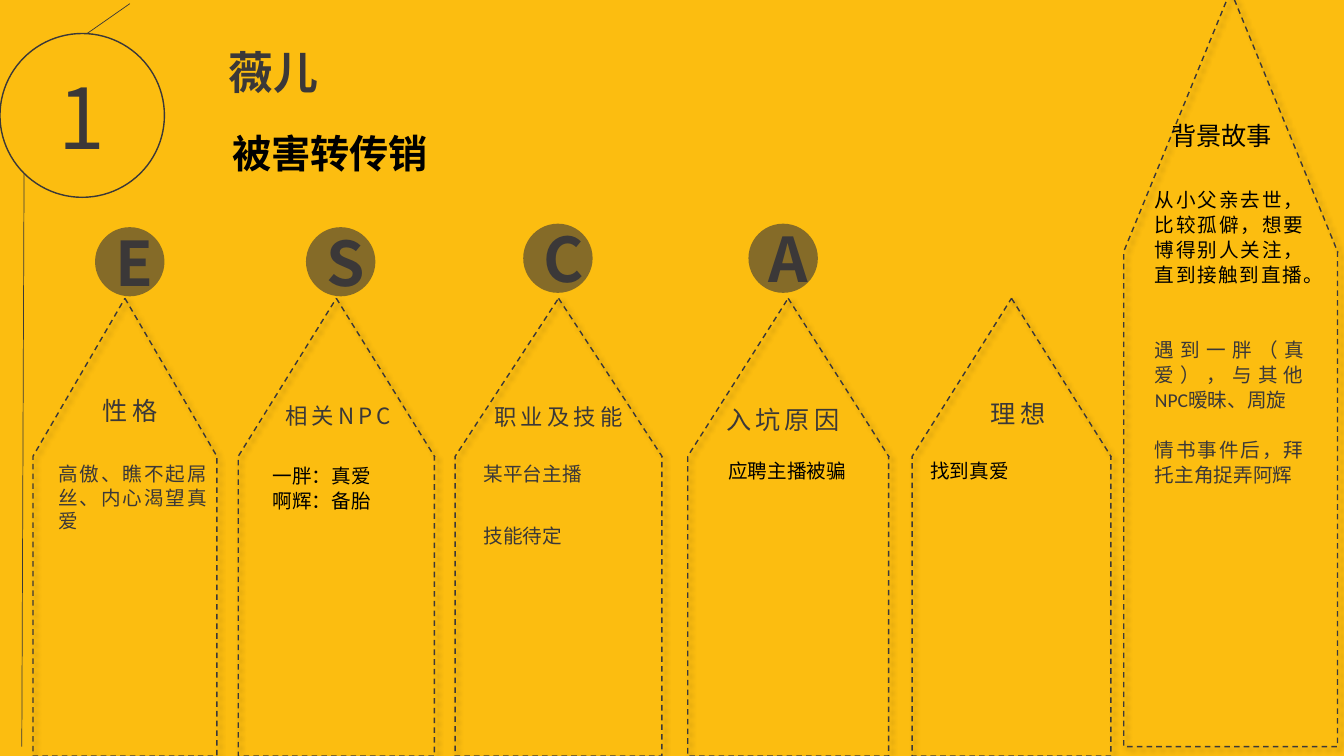
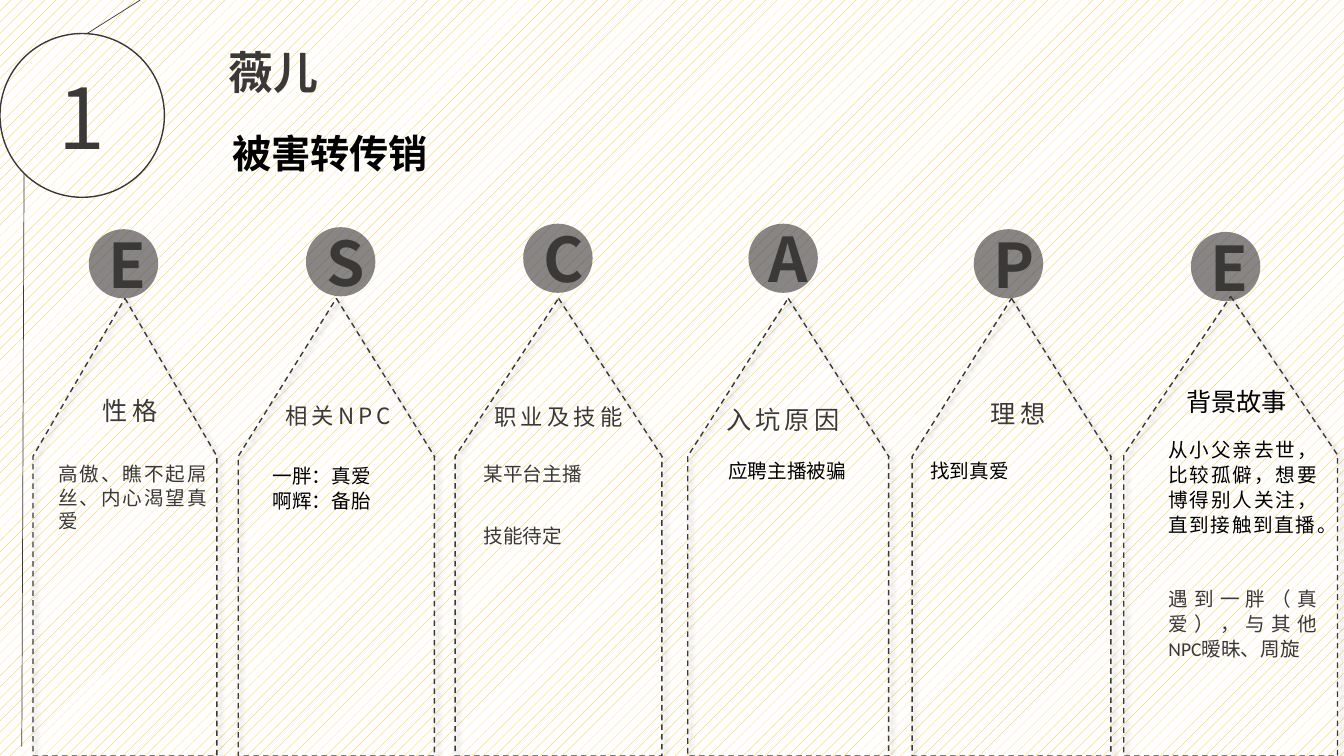
Before and after one commit to EscapeChuanxiao/ChuanXiao, a slide deck: slide 1 of escape.pptx. Drawn at 1344x756 pixels with LibreOffice and Linux fonts; fonts in the diff are those of the drawing; background and template pictures are left out. Boxes give left, top, right and bottom in pixels: in the first picture for what was removed or moved away, otherwise in the second. Text is boxed around its words. In the diff, an @@ line names an element or a change of style, - is before the commit and + after.

```diff
--- a/escape.pptx
+++ b/escape.pptx
@@ background picture (left out) to pattern #FCBD10 on #FFFFFF @@
@@ line moved from (130, 4) - (87, 33) to (140, 0) - (87, 33) @@
@@ ellipse added at <box>89,229,158,298</box>, fill #3B3838 at 61% opacity, 44 pt, text #3B3838, bold @@
+E
@@ ellipse added at <box>974,229,1044,298</box>, fill #3B3838 at 61% opacity, 44 pt, text #3B3838, bold @@
+P
@@ ellipse "E": place and size @@
-ellipse "E" at <box>95,227,164,296</box>
+ellipse "E" at <box>1191,232,1260,301</box>
@@ freeform shape: place and size @@
-freeform shape at <box>1124,0,1338,747</box>
+freeform shape at <box>1124,296,1338,756</box>
@@ text "背景故事" rewrapped from <box>1171,119,1272,147</box> to <box>1186,385,1287,417</box> @@
@@ text at <box>1155,440,1304,484</box>: paragraph removed @@
-情书事件后，拜托主角捉弄阿辉
@@ text "从小父亲去世，比较孤僻，想要博得别人关注，直到接触到直播。": place and size @@
-text "从小父亲去世，比较孤僻，想要博得别人关注，直到接触到直播。" at <box>1155,190,1323,484</box>
+text "从小父亲去世，比较孤僻，想要博得别人关注，直到接触到直播。" at <box>1168,437,1336,662</box>
```
Also in this commit, not shown: 1 other slide changed, 4 slides added.
